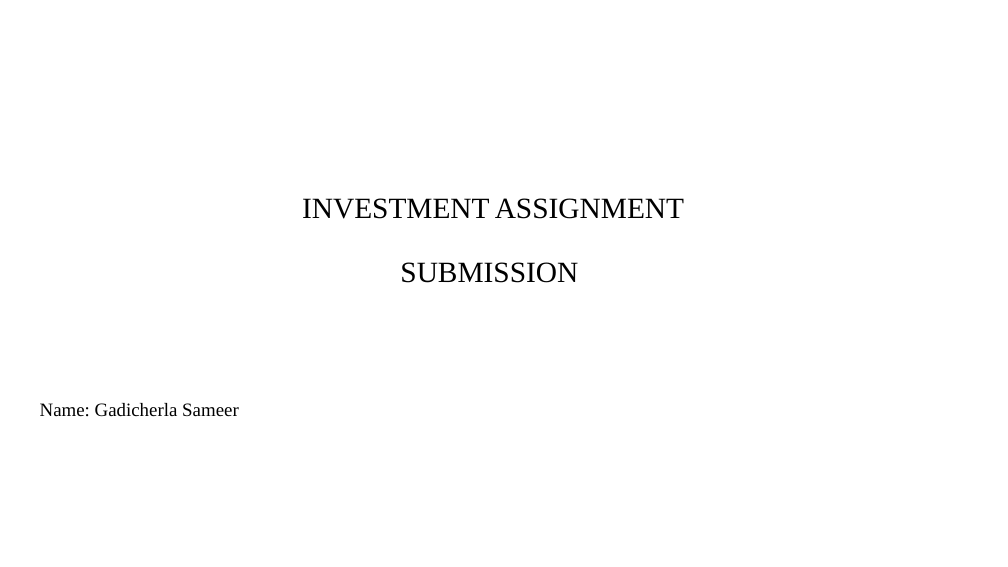
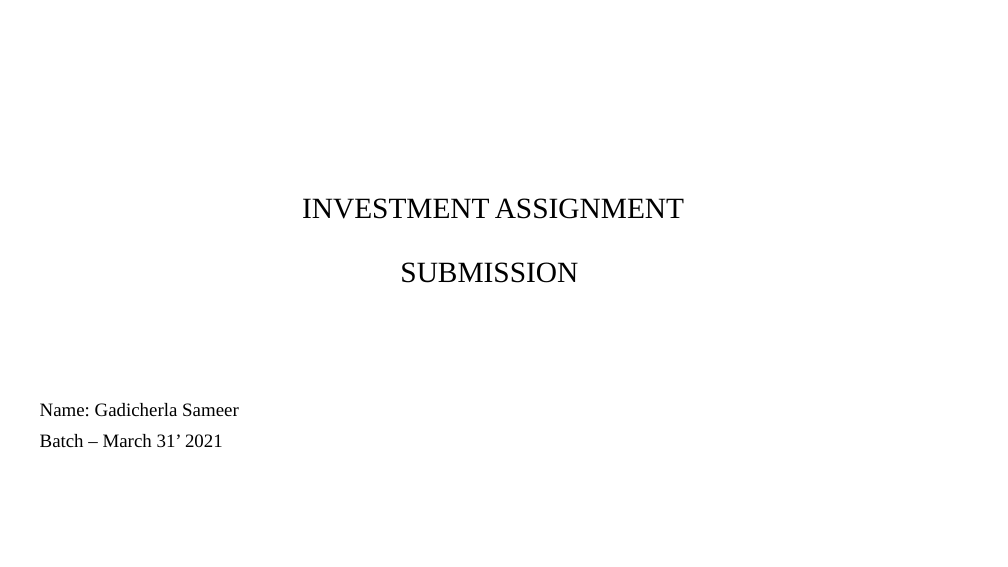
Before and after one commit to sameerg07/EDA_SparkFunds, a slide deck: slide 1 of Data/INVEST.pptx. Drawn at 1008x567 pixels with LibreOffice and Linux fonts; fonts in the diff are those of the drawing; background and template pictures are left out. Boxes give left, top, right and bottom in pixels: in the first picture for what was removed or moved away, otherwise in the second. Text is boxed around its words. In the diff, an @@ line names an element or a change of style, - is before the commit and + after.

```diff
--- a/Data/INVEST.pptx
+++ b/Data/INVEST.pptx
@@ subtitle at (40,434,223,448): paragraph added @@
+Batch – March 31’ 2021
```
Also in this commit, not shown: 8 other slides changed, 8 other files.
